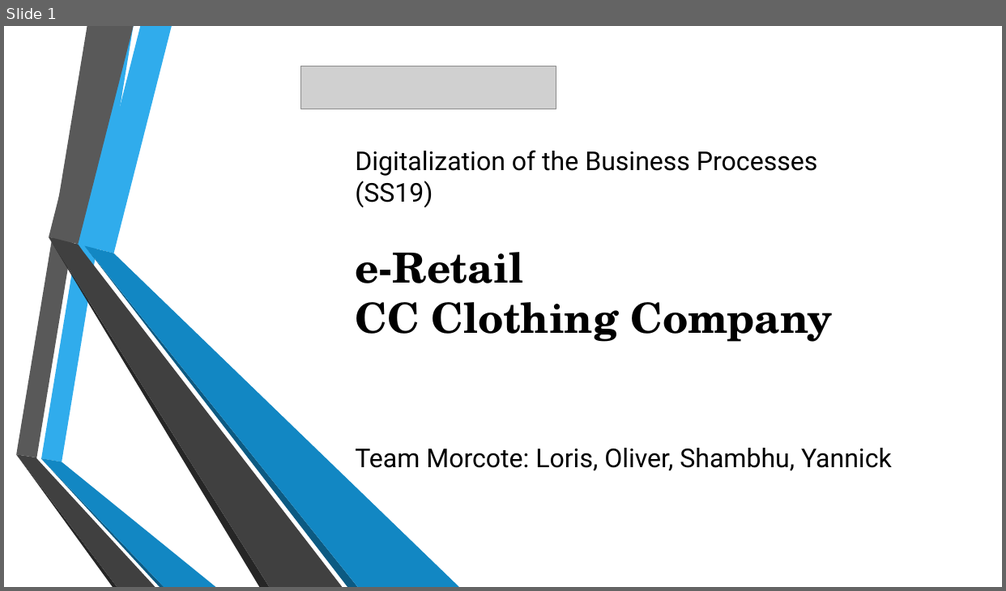
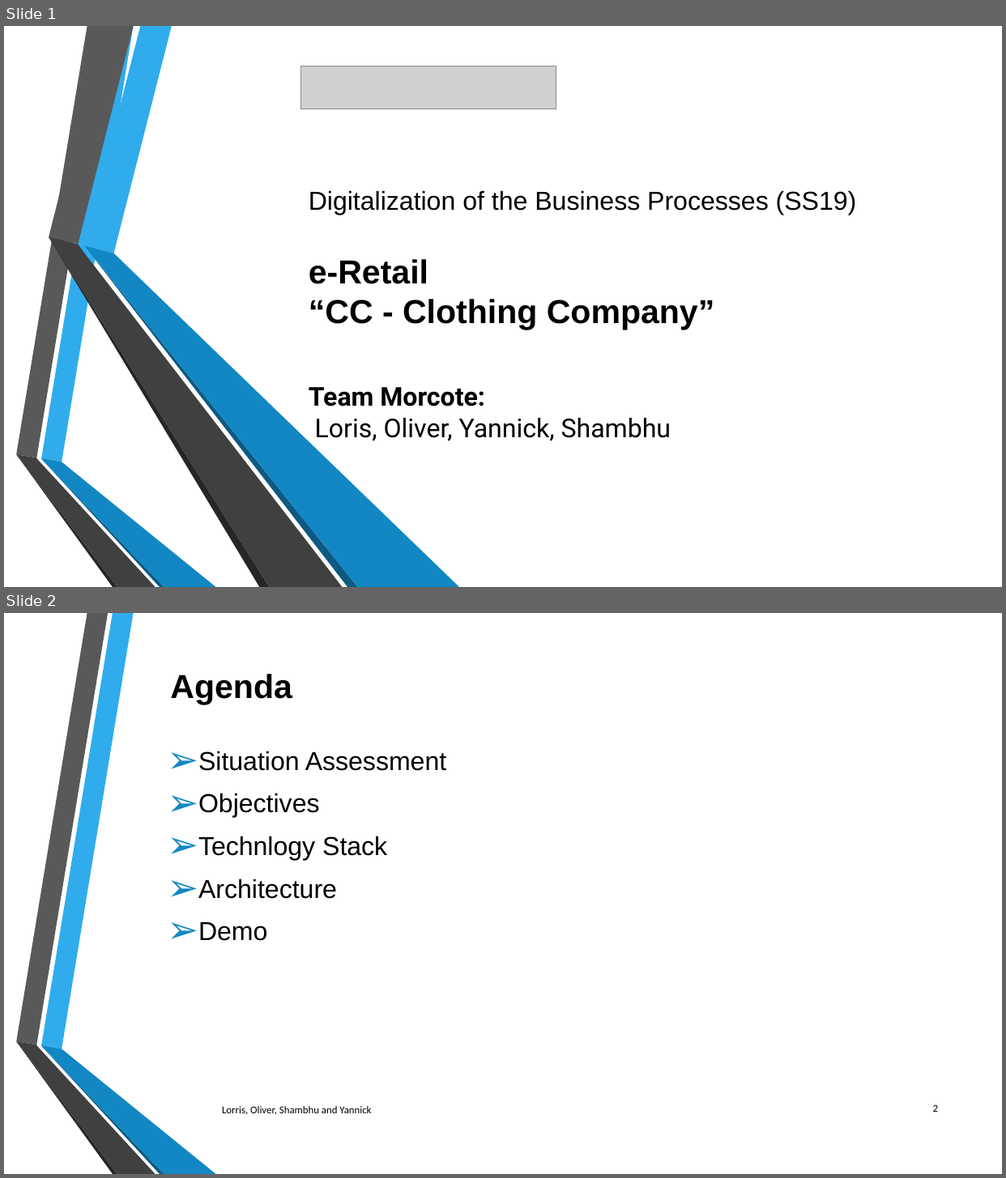
Before and after one commit to DigiBP/digibp-morcote, a slide deck: DBP_Morcote_CC_ClothingCompany.pptx. Shown one above the other, each under a label of ours: slide 1 before the commit, slides 1 and 2 after it. The pictures are 1006x591 and 1006x1178 pixels, drawn with LibreOffice and Linux fonts; fonts in the diff are those of the drawing; grey boxes stand for pictures. Boxes give left, top, right and bottom in pixels: in the first picture for what was removed or moved away, otherwise in the second. Text is boxed around its words. In the diff, an @@ line names an element or a change of style, - is before the commit and + after.

```diff
--- a/DBP_Morcote_CC_ClothingCompany.pptx
+++ b/DBP_Morcote_CC_ClothingCompany.pptx
@@ slide 2 added at [4,613,1002,1174], background #FFFFFF; not listed: 6 template elements that a slide beside it also shows @@
@@ title added at [170,674,292,705], 32 pt, text #000000, bold @@
+Agenda
@@ text added at [198,751,446,941], 25 pt, text #000000 @@
+➢ Situation Assessment
+➢ Objectives
+➢ Technlogy Stack
+➢ Architecture
+➢ Demo
@@ text added at [222,1106,371,1115], 10 pt, text #000000 @@
+Lorris, Oliver, Shambhu and Yannick
@@ page number added at [933,1105,938,1112], 10 pt, text #000000 @@
+2
@@ slide 1 changed as well @@
@@ title at [309,190,857,442]: text changed; font Roboto to Arial @@
-Digitalization of the Business Processes (SS19)
-e-Retail
-CC Clothing Company
-Team Morcote: Loris, Oliver, Shambhu, Yannick
+Digitalization of the Business Processes (SS19)
+e-Retail
+“CC - Clothing Company”
+Team Morcote:
+Loris, Oliver, Yannick, Shambhu
```
Also in this commit, not shown: 4 other slides changed, 2 other slides added, 1 slide removed.
